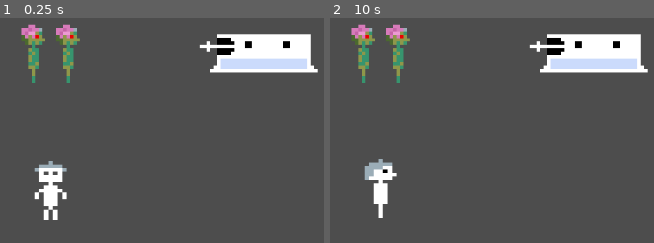
Above: before the commit, frames 1-2 (left to right).
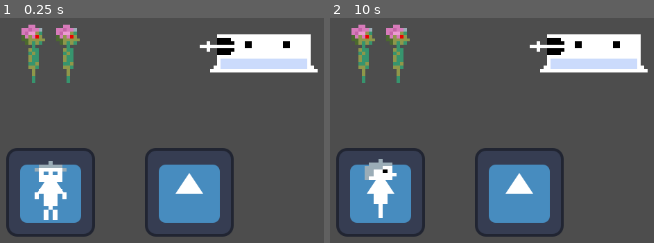
Above: after the commit, the same moments.

Repository: RomanPoschl/incremental-bunker-vs-zombies
Game: Godot game, scene res://game.tscn
Two runs of this game, one before a commit and one after it. Both use one fixed random seed, a clock stepped at 60 frames per second and the inputs below. The engine's default icon, where the game draws it, is replaced by a stand-in: a white triangle on a blue panel in a dark square.
Inputs:
- Up to frame 1 (0.25 s): no input
- Up to frame 2 (10 s): tap Enter at 0.5, 2, 3.5 s; tap Space at 1.25, 2.75, 4.25 s

The runs differ from the first frame. In frame 1, 11% of the frame differs, in the area x 1-73%, y 57-98%; in frame 2, 11%.

Commit message:
placeholder structures

Diff:
--- /dev/null
+++ b/desk.gd
@@ -0,0 +1,4 @@
+extends Structure
+
+func _ready() -> void:
+  sprite = $AnimatedSprite2D
--- /dev/null
+++ b/desk.tscn
@@ -0,0 +1,21 @@
+[gd_scene load_steps=4 format=3 uid="uid://cdqhttnb60hc3"]
+
+[ext_resource type="Script" uid="uid://bk85qugyknkut" path="res://desk.gd" id="1_ep8l3"]
+[ext_resource type="Texture2D" uid="uid://dn8knte6wrsjn" path="res://icon.svg" id="2_t5y75"]
+
+[sub_resource type="SpriteFrames" id="SpriteFrames_t5y75"]
+animations = [{
+"frames": [{
+"duration": 1.0,
+"texture": ExtResource("2_t5y75")
+}],
+"loop": true,
+"name": &"default",
+"speed": 5.0
+}]
+
+[node name="Desk" type="Node2D"]
+script = ExtResource("1_ep8l3")
+
+[node name="AnimatedSprite2D" type="AnimatedSprite2D" parent="."]
+sprite_frames = SubResource("SpriteFrames_t5y75")
--- /dev/null
+++ b/elevator.gd
@@ -0,0 +1,4 @@
+extends Structure
+
+func _ready() -> void:
+  sprite = $AnimatedSprite2D
--- /dev/null
+++ b/elevator.tscn
@@ -0,0 +1,21 @@
+[gd_scene load_steps=4 format=3 uid="uid://cmicogg5k3hgd"]
+
+[ext_resource type="Script" uid="uid://xd8ykf8jx48m" path="res://elevator.gd" id="1_uuuf0"]
+[ext_resource type="Texture2D" uid="uid://dn8knte6wrsjn" path="res://icon.svg" id="2_pc862"]
+
+[sub_resource type="SpriteFrames" id="SpriteFrames_pc862"]
+animations = [{
+"frames": [{
+"duration": 1.0,
+"texture": ExtResource("2_pc862")
+}],
+"loop": true,
+"name": &"default",
+"speed": 5.0
+}]
+
+[node name="Elevator" type="Node2D"]
+script = ExtResource("1_uuuf0")
+
+[node name="AnimatedSprite2D" type="AnimatedSprite2D" parent="."]
+sprite_frames = SubResource("SpriteFrames_pc862")
--- /dev/null
+++ b/factory.gd
@@ -0,0 +1,4 @@
+extends Structure
+
+func _ready() -> void:
+  sprite = $AnimatedSprite2D
--- /dev/null
+++ b/factory.tscn
@@ -0,0 +1,21 @@
+[gd_scene load_steps=4 format=3 uid="uid://ck2oxj3cknfuu"]
+
+[ext_resource type="Script" uid="uid://duv4xcatj8utk" path="res://factory.gd" id="1_oq3xt"]
+[ext_resource type="Texture2D" uid="uid://dn8knte6wrsjn" path="res://icon.svg" id="2_xaprj"]
+
+[sub_resource type="SpriteFrames" id="SpriteFrames_fjy48"]
+animations = [{
+"frames": [{
+"duration": 1.0,
+"texture": ExtResource("2_xaprj")
+}],
+"loop": true,
+"name": &"default",
+"speed": 5.0
+}]
+
+[node name="Factory" type="Node2D"]
+script = ExtResource("1_oq3xt")
+
+[node name="AnimatedSprite2D" type="AnimatedSprite2D" parent="."]
+sprite_frames = SubResource("SpriteFrames_fjy48")
--- a/game.tscn
+++ b/game.tscn
@@ -8,6 +8,10 @@
 [ext_resource type="PackedScene" uid="uid://bcbf8c1oh4s46" path="res://zombie.tscn" id="5_ryrav"]
 [ext_resource type="Script" uid="uid://bphy5j8c74e5o" path="res://visual_managers/turret_manager.gd" id="6_eow3j"]
 [ext_resource type="PackedScene" uid="uid://ds7fartreeuwy" path="res://turret.tscn" id="7_j5wjh"]
+[ext_resource type="Script" uid="uid://c4vbcpk1dk02u" path="res://visual_managers/structure_manager.gd" id="8_vef74"]
+[ext_resource type="PackedScene" uid="uid://ck2oxj3cknfuu" path="res://factory.tscn" id="9_iotsf"]
+[ext_resource type="PackedScene" uid="uid://cmicogg5k3hgd" path="res://elevator.tscn" id="10_lc2xo"]
+[ext_resource type="PackedScene" uid="uid://cdqhttnb60hc3" path="res://desk.tscn" id="11_215e1"]
 
 [sub_resource type="Environment" id="Environment_7jktm"]
 background_mode = 1
@@ -29,6 +33,12 @@
 script = ExtResource("6_eow3j")
 turret_scene = ExtResource("7_j5wjh")
 
+[node name="StructureManager" type="Node" parent="VisualManagers"]
+script = ExtResource("8_vef74")
+factory_texture = ExtResource("9_iotsf")
+elevator_texture = ExtResource("10_lc2xo")
+desk_texture = ExtResource("11_215e1")
+
 [node name="Camera2D" type="Camera2D" parent="."]
 position = Vector2(581, 319)
 
--- /dev/null
+++ b/structure.gd
@@ -0,0 +1,3 @@
+class_name Structure extends Node
+
+var sprite: AnimatedSprite2D
--- /dev/null
+++ b/visual_managers/structure_manager.gd
@@ -0,0 +1,53 @@
+extends Node
+
+@export var factory_texture: PackedScene
+@export var elevator_texture: PackedScene
+@export var desk_texture: PackedScene
+
+var structure_nodes: Dictionary = {}
+
+var productions: Dictionary
+var elevators: Dictionary
+var desks: Dictionary
+var positions: Dictionary
+
+func _ready():
+    productions = EcsWorld.productions
+    elevators = EcsWorld.elevators
+    desks = EcsWorld.desks
+    positions = EcsWorld.positions
+
+func _process(delta: float):
+    _update_structures(productions, factory_texture, Color.RED)
+    _update_structures(elevators, elevator_texture, Color.BLUE)
+    _update_structures(desks, desk_texture, Color.BROWN)
+
+    _handle_cleanup()
+
+
+func _update_structures(pool: Dictionary, scene: PackedScene, default_color: Color):
+    for entity_id in pool:
+        if structure_nodes.has(entity_id):
+            continue
+
+        if not positions.has(entity_id):
+            continue
+
+        var pos = positions[entity_id]
+        var instance = scene.instantiate() as Structure
+        instance.position = pos.position
+        add_child(instance)
+
+        structure_nodes[entity_id] = instance
+        print("Spawned visual for structure ", entity_id)
+
+func _handle_cleanup():
+    var ids_to_remove = []
+    for id in structure_nodes:
+        var exists = productions.has(id) or elevators.has(id) or desks.has(id)
+        if not exists:
+            ids_to_remove.append(id)
+
+    for id in ids_to_remove:
+        structure_nodes[id].queue_free()
+        structure_nodes.erase(id)
--- a/worker.tscn
+++ b/worker.tscn
@@ -4,6 +4,7 @@
 [ext_resource type="SpriteFrames" uid="uid://dv6dyuhhw3673" path="res://art/worker_animations.tres" id="1_26yh5"]
 
 [node name="Worker" type="Node2D"]
+z_index = 1
 script = ExtResource("1_8vnpx")
 
 [node name="AnimatedSprite2D" type="AnimatedSprite2D" parent="."]
Not shown, added: desk.gd.uid
Not shown, added: elevator.gd.uid
Not shown, added: factory.gd.uid
Not shown: 1 places in game.tscn that only renumber resources
Not shown, added: structure.gd.uid
Not shown, added: visual_managers/structure_manager.gd.uid
